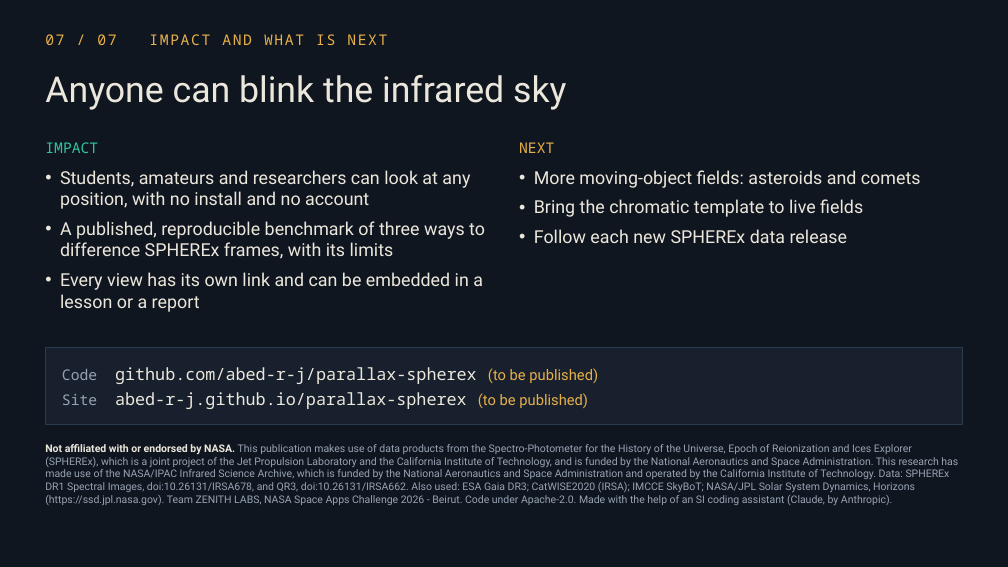
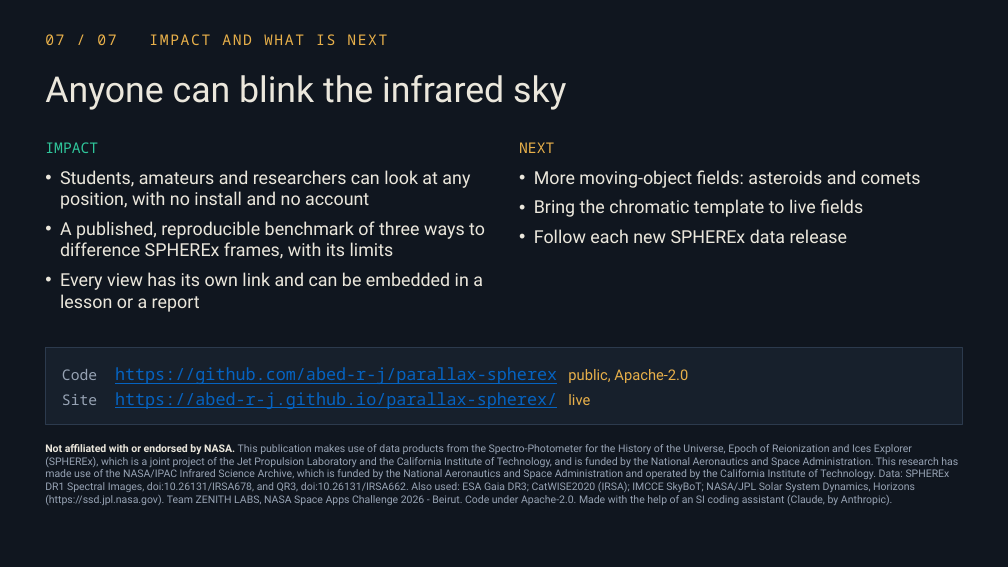
Before and after one commit to abed-r-j/parallax-spherex, a slide deck: slide 7 of presentation/ParallaX_ZENITH_LABS.pptx. Drawn at 1008x567 pixels with LibreOffice and Linux fonts; fonts in the diff are those of the drawing. Boxes give left, top, right and bottom in pixels: in the first picture for what was removed or moved away, otherwise in the second. Text is boxed around its words. In the diff, an @@ line names an element or a change of style, - is before the commit and + after.

```diff
--- a/presentation/ParallaX_ZENITH_LABS.pptx
+++ b/presentation/ParallaX_ZENITH_LABS.pptx
@@ text at [62,367,688,409]: text changed; text colour #EBE7DC to #0563C1 @@
-Code github.com/abed-r-j/parallax-spherex (to be published)
-Site abed-r-j.github.io/parallax-spherex (to be published)
+Code https://github.com/abed-r-j/parallax-spherex public, Apache-2.0
+Site https://abed-r-j.github.io/parallax-spherex/ live
```
Also in this commit, not shown: 21 other files.
